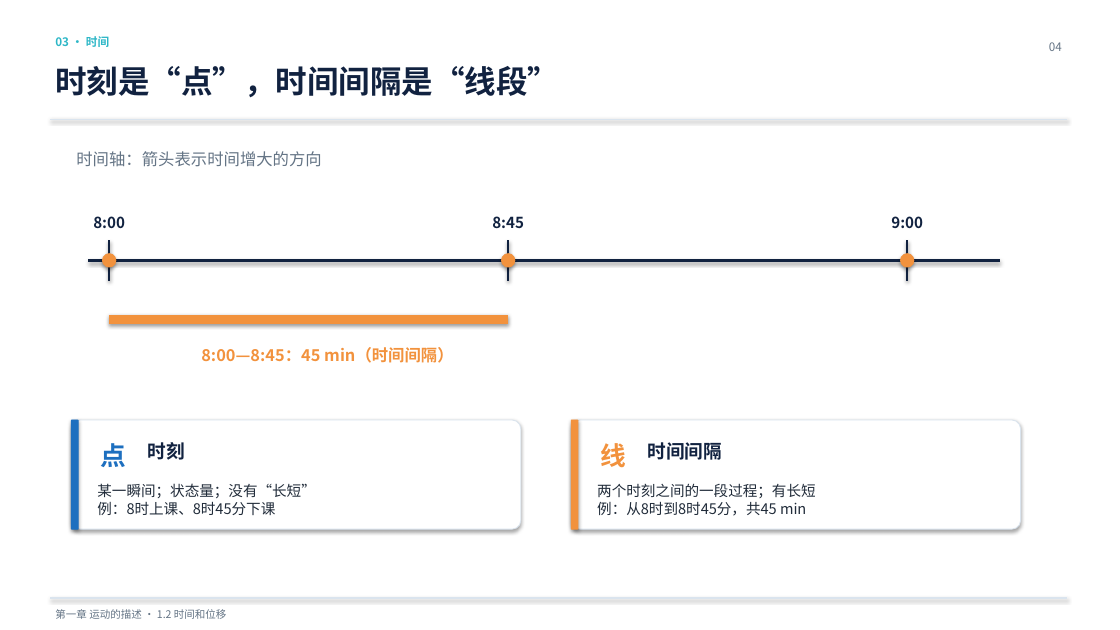
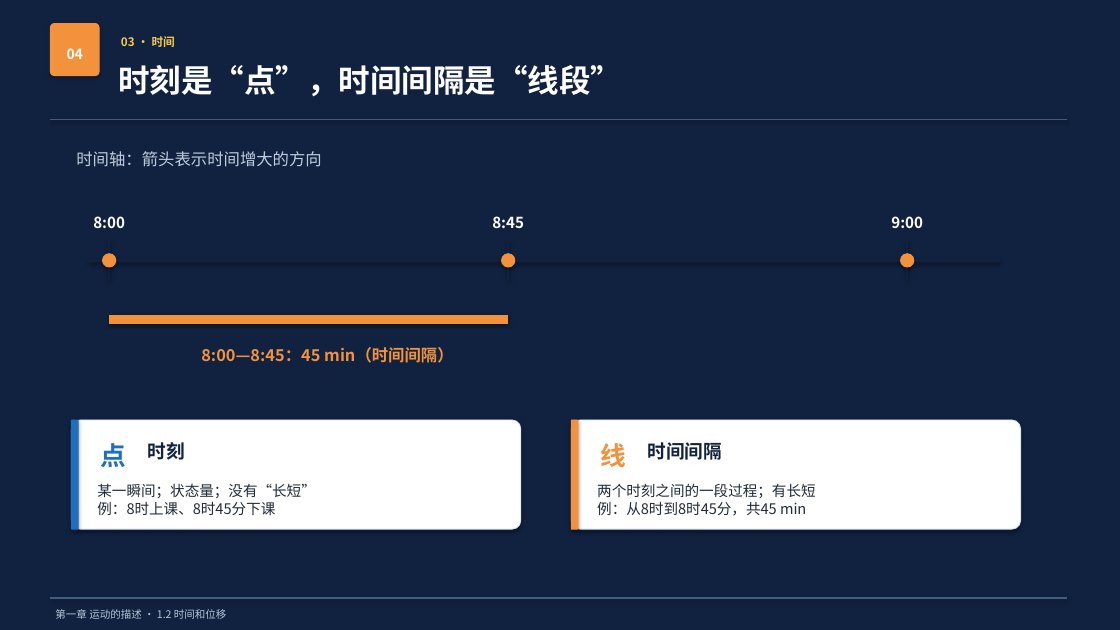
Before and after one commit to sanxFlower/physics, a slide deck: slide 4 of 高中物理/光谷二高/26级-高一/1.2 时间位移/1.2时间位移_开学第一课.pptx. Drawn at 1120x630 pixels with LibreOffice and Linux fonts; fonts in the diff are those of the drawing. Boxes give left, top, right and bottom in pixels: in the first picture for what was removed or moved away, otherwise in the second. Text is boxed around its words. In the diff, an @@ line names an element or a change of style, - is before the commit and + after.

```diff
--- a/高中物理/光谷二高/26级-高一/1.2 时间位移/1.2时间位移_开学第一课.pptx
+++ b/高中物理/光谷二高/26级-高一/1.2 时间位移/1.2时间位移_开学第一课.pptx
@@ background #FFFFFF to #112240 @@
@@ rounded rectangle added at <box>50,24,99,76</box>, fill #F2923D, outline #F2923D 0.75 pt @@
@@ text "03 · 时间": place and size @@
-text "03 · 时间" at <box>55,36,109,47</box>
+text "03 · 时间" at <box>121,36,175,47</box>
@@ text "03 · 时间" at <box>121,36,175,47</box>: text colour #2DB7C7 to #F7CB4A @@
@@ text "04": place and size @@
-text "04" at <box>1049,42,1062,51</box>
+text "04" at <box>67,48,83,59</box>
@@ text "04" at <box>67,48,83,59</box>: size 10 to 12 pt, text colour #647485 to #FFFFFF, bold on; alignment right to centre @@
@@ text colour #112240 to #FFFFFF in 4 elements at <box>93,216,125,228</box>, <box>492,216,524,228</box>, <box>891,216,923,228</box>, <box>118,65,622,96</box> @@
@@ text "时刻是“点”，时间间隔是“线段”": place and size @@
-text "时刻是“点”，时间间隔是“线段”" at <box>55,66,559,97</box>
+text "时刻是“点”，时间间隔是“线段”" at <box>118,65,622,96</box>
@@ line (50, 119) - (1067, 119): stroke #DAE4EE 1 pt to #435D80 1 pt @@
@@ text "时间轴：箭头表示时间增大的方向" at <box>76,151,321,167</box>: text colour #647485 to #BECDDC @@
@@ line (50, 598) - (1067, 598): stroke #DAE4EE 1 pt to #435D80 1 pt @@
@@ text "第一章 运动的描述 · 1.2 时间和位移" at <box>55,609,227,619</box>: text colour #647485 to #B4C5D7 @@
```
Also in this commit, not shown: 19 other slides changed, 8 other files.
